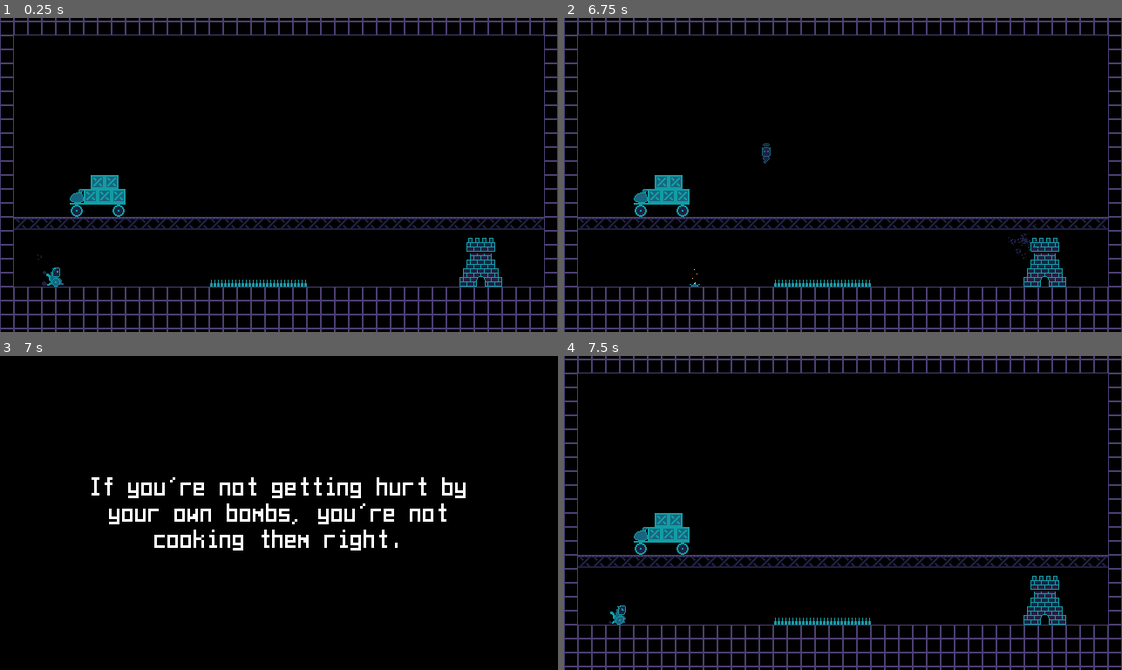
Above: before the commit, frames 1-4 (two rows, left to right).
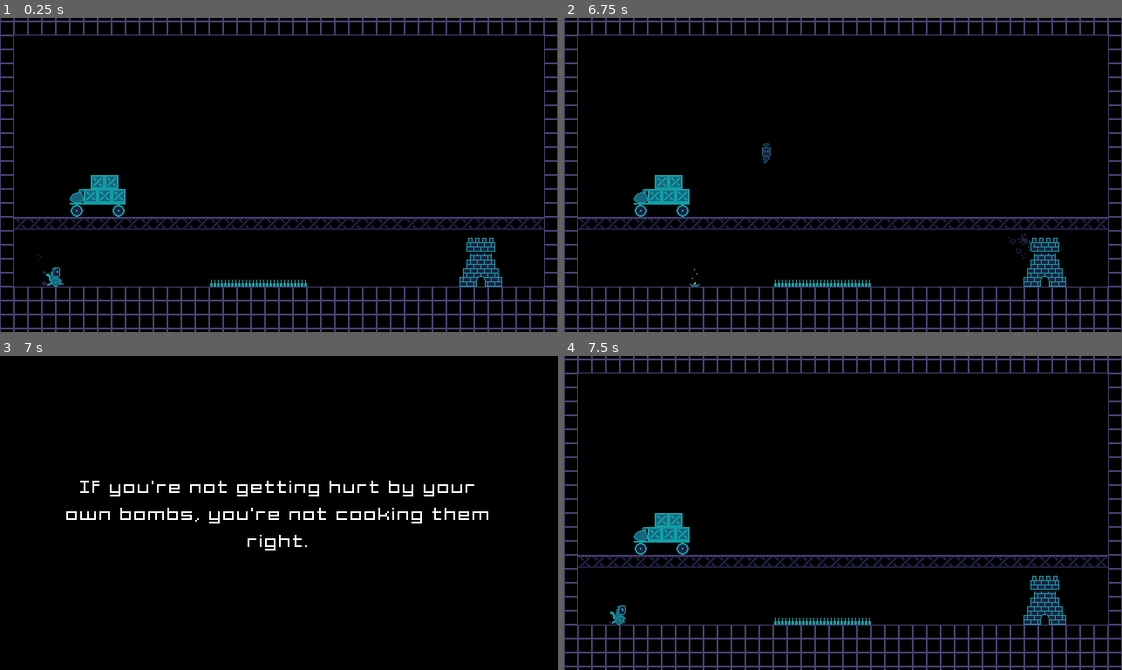
Above: after the commit, the same moments.

Repository: eldskald/acerola-jam-0
Game: Godot game, scene res://main.tscn
The game is run twice, just before and just after one commit, with the same random seed, the same clock (stepped at 60 frames per second) and the same inputs.
Inputs:
- Up to frame 1 (0.25 s): no input
- Up to frame 2 (6.75 s): tap Enter at 0.5 s; hold S (look_down) 0.53-1.28 s; hold D (move_right) 0.53-2.03 s; tap K (throw_grenade) at 1.35, 3.6, 5.85 s; hold A (move_left) 2.03-2.78 s; tap J (throw_mine) at 2.1, 4.35, 6.6 s; hold D (move_right) 2.78-4.28 s; tap S (look_down) at 2.85 s; hold A (move_left) 4.28-5.03 s; hold D (move_right) 5.03-5.78 s; hold S (look_down) 5.03-5.78 s; hold A (move_left) from 5.78 s (still down)
- Up to frame 3 (7 s): keep holding A (move_left)
- Up to frame 4 (7.5 s): tap Space at 7.25 s; release A (move_left) at 7.28 s; hold D (move_right) from 7.28 s (still down); tap S (look_down) at 7.35 s

Frames 1-2 are identical in both runs. In frame 3, 3.8% of the frame differs, in the area x 11-88%, y 38-62%; in frame 4, nothing differs.

Commit message:
Change font

Diff:
--- a/project/levels/base-level.tscn
+++ b/project/levels/base-level.tscn
@@ -2,13 +2,13 @@
 
 [ext_resource type="Script" path="res://levels/level.gd" id="1_ay1xb"]
 [ext_resource type="PackedScene" uid="uid://dq2wv2ouvx8vb" path="res://tilesets/background.tscn" id="2_ihsxt"]
-[ext_resource type="FontFile" uid="uid://cu41ve5x2uoag" path="res://assets/fonts/haxorville.ttf" id="2_mbg0k"]
+[ext_resource type="FontFile" uid="uid://c2x1quwgrr3sw" path="res://assets/fonts/Acme 7 Wide Xtnd.ttf" id="2_xnn0l"]
 [ext_resource type="PackedScene" uid="uid://b2ums55ohaj2y" path="res://tilesets/platforms.tscn" id="3_35i6h"]
 [ext_resource type="PackedScene" uid="uid://crk5edixx2n5b" path="res://tilesets/spikes.tscn" id="4_sdnk4"]
 [ext_resource type="PackedScene" uid="uid://euxpp4w11b5b" path="res://tilesets/walls.tscn" id="5_cccm0"]
 [ext_resource type="PackedScene" uid="uid://hlnkxvygwtqj" path="res://player/player.tscn" id="6_npeig"]
 [ext_resource type="PackedScene" uid="uid://ipaun8yw70ur" path="res://goals/stash/stash.tscn" id="6_s878p"]
-[ext_resource type="PackedScene" uid="uid://dy0l31dfnurmj" path="res://explosion/big-explosion-animation.tscn" id="7_gqkpu"]
+[ext_resource type="PackedScene" uid="uid://dy0l31dfnurmj" path="res://explosion/big-explosion-animation.tscn" id="8_aad34"]
 [ext_resource type="PackedScene" uid="uid://byjq0wg1h6tsm" path="res://goals/fortress/fortress.tscn" id="9_vp1te"]
 
 [sub_resource type="StyleBoxFlat" id="StyleBoxFlat_u6q3t"]
@@ -41,8 +41,8 @@
 grow_horizontal = 2
 grow_vertical = 0
 theme_override_colors/font_color = Color(1, 1, 1, 1)
-theme_override_fonts/font = ExtResource("2_mbg0k")
-theme_override_font_sizes/font_size = 24
+theme_override_fonts/font = ExtResource("2_xnn0l")
+theme_override_font_sizes/font_size = 16
 theme_override_styles/normal = SubResource("StyleBoxFlat_u6q3t")
 
 [node name="MessageLifetime" type="Timer" parent="CanvasLayer/MessageLabel"]
--- a/project/levels/level-transition/level-transition.tscn
+++ b/project/levels/level-transition/level-transition.tscn
@@ -1,7 +1,7 @@
 [gd_scene load_steps=3 format=3 uid="uid://d383onb8oyear"]
 
 [ext_resource type="Script" path="res://levels/level-transition/level-transition.gd" id="1_6a4pe"]
-[ext_resource type="FontFile" uid="uid://cu41ve5x2uoag" path="res://assets/fonts/haxorville.ttf" id="1_b5ii7"]
+[ext_resource type="FontFile" uid="uid://c2x1quwgrr3sw" path="res://assets/fonts/Acme 7 Wide Xtnd.ttf" id="2_wqiwf"]
 
 [node name="LevelTransition" type="CanvasLayer"]
 script = ExtResource("1_6a4pe")
@@ -14,8 +14,8 @@
 grow_horizontal = 2
 grow_vertical = 2
 theme_override_colors/font_color = Color(1, 1, 1, 1)
-theme_override_fonts/font = ExtResource("1_b5ii7")
-theme_override_font_sizes/font_size = 24
+theme_override_fonts/font = ExtResource("2_wqiwf")
+theme_override_font_sizes/font_size = 16
 horizontal_alignment = 1
 vertical_alignment = 1
 autowrap_mode = 2
Binary file added: project/assets/fonts/Acme 7 Wide Xtnd.ttf
Not shown, changed: project/assets/fonts/Acme 7 Wide Xtnd.ttf.import
Binary file removed: project/assets/fonts/haxorville.ttf
Not shown: 1 places in project/levels/base-level.tscn that only renumber resources
Not shown, changed: project/assets/fonts/LICENSE
